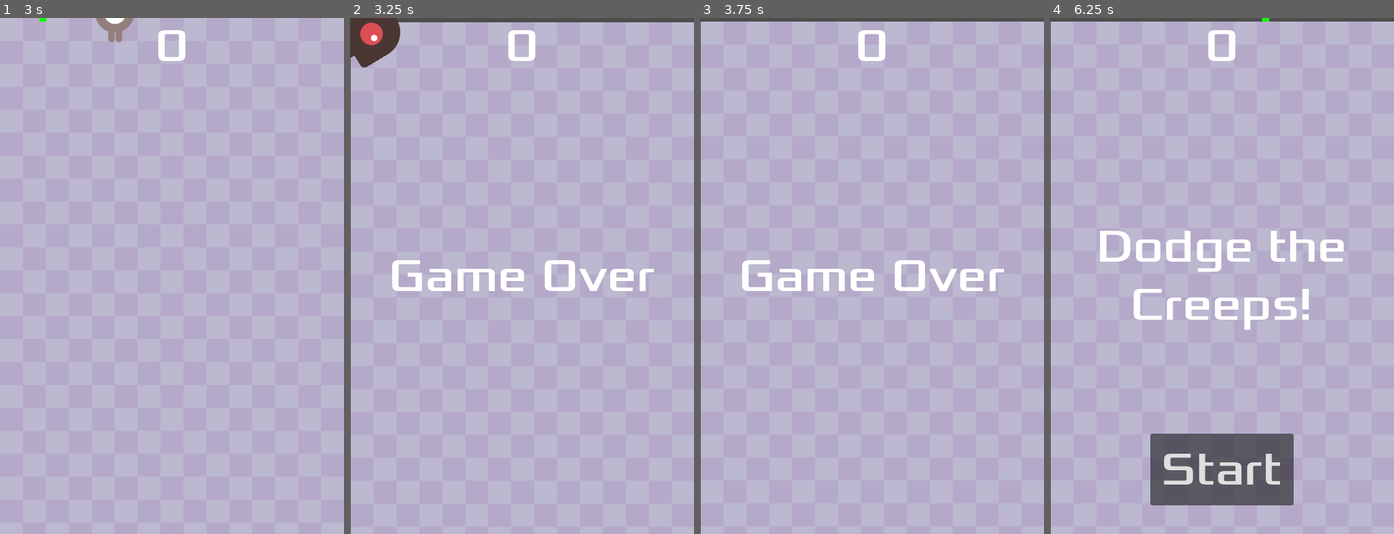
Above: before the commit, frames 1-4 (left to right).
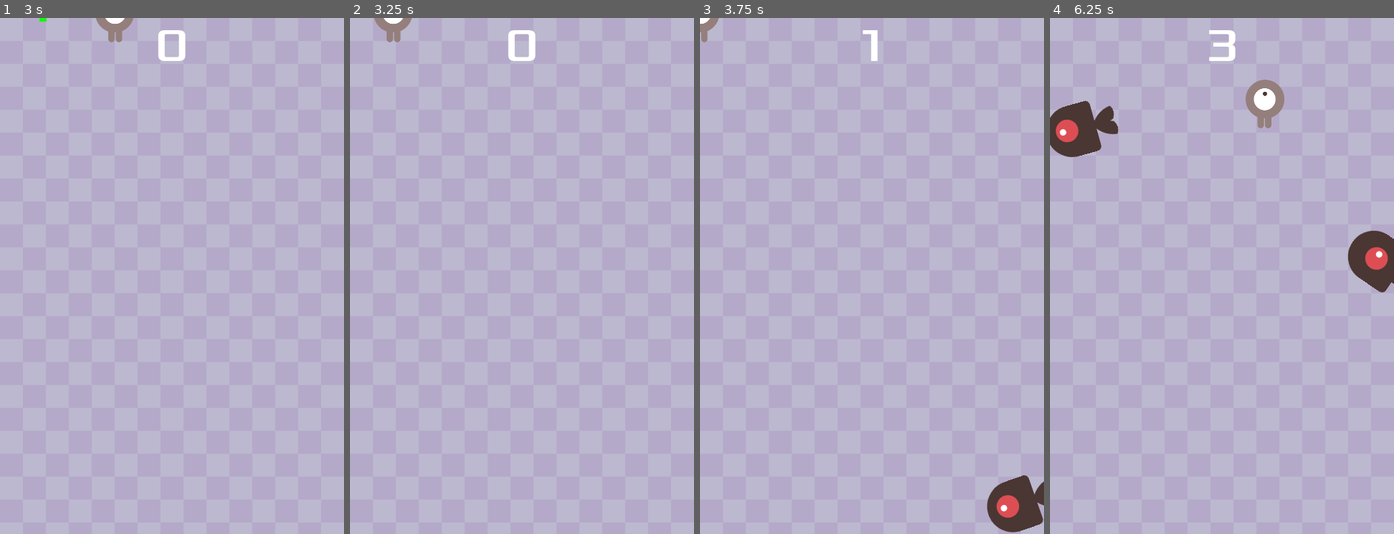
Above: after the commit, the same moments.

Repository: iequalsone/Dodge-the-Creeps
Game: Godot game, scene res://scenes/main.tscn
Two runs of this game, one before a commit and one after it. Both use one fixed random seed, a clock stepped at 60 frames per second and the inputs below.
Inputs:
- Up to frame 1 (3 s): click "Start" at 0.5 s; tap Enter at 1.25 s; hold Space (shoot_projectile) 1.28-2.03 s; hold Up (move_up) 1.28-2.78 s; tap Space (shoot_projectile) at 2.1 s; hold Left (move_left) from 2.78 s (still down); hold Space (shoot_projectile) from 2.78 s (still down)
- Up to frame 2 (3.25 s): keep holding Left (move_left); keep holding Space (shoot_projectile)
- Up to frame 3 (3.75 s): keep holding Left (move_left); release Space (shoot_projectile) at 3.53 s; tap Space (shoot_projectile) at 3.6 s
- Up to frame 4 (6.25 s): release Left (move_left) at 4.28 s; hold Down (move_down) 4.28-5.03 s; hold Space (shoot_projectile) 4.28-5.03 s; hold Right (move_right) 5.03-5.78 s; tap Space (shoot_projectile) at 5.1 s; hold Up (move_up) from 5.78 s (still down); hold Space (shoot_projectile) from 5.78 s (still down)

Frame 1 is identical in both runs. In frame 2, 3.7% of the frame differs, in the area x 0-100%, y 0-100%; in frame 3, 4.4%; in frame 4, 13%.

Commit message:
fix projectile, kill mobs

Diff:
--- a/project.godot
+++ b/project.godot
@@ -67,6 +67,7 @@
 2d_physics/layer_1="Mob"
 2d_physics/layer_2="Player"
 2d_physics/layer_3="Projectile"
+2d_physics/layer_4="Mob2"
 
 [rendering]
 
--- a/scenes/projectile.tscn
+++ b/scenes/projectile.tscn
@@ -8,6 +8,7 @@
 
 [node name="Projectile" type="Area2D"]
 collision_layer = 4
+collision_mask = 9
 script = ExtResource("1_yj6ht")
 
 [node name="Sprite2D" type="Sprite2D" parent="."]
@@ -19,3 +20,4 @@
 [node name="VisibleNotifier" type="VisibleOnScreenNotifier2D" parent="."]
 
 [connection signal="area_entered" from="." to="." method="_on_area_entered"]
+[connection signal="body_entered" from="." to="." method="_on_body_entered"]
--- a/scripts/projectile.gd
+++ b/scripts/projectile.gd
@@ -25,6 +25,5 @@
 func _on_screen_exited() -> void:
 	queue_free()
 
-func _on_area_entered(area: Area2D) -> void:
-	print("here")
-	queue_free()
+func _on_body_entered(body: Node2D) -> void:
+	body.die()
